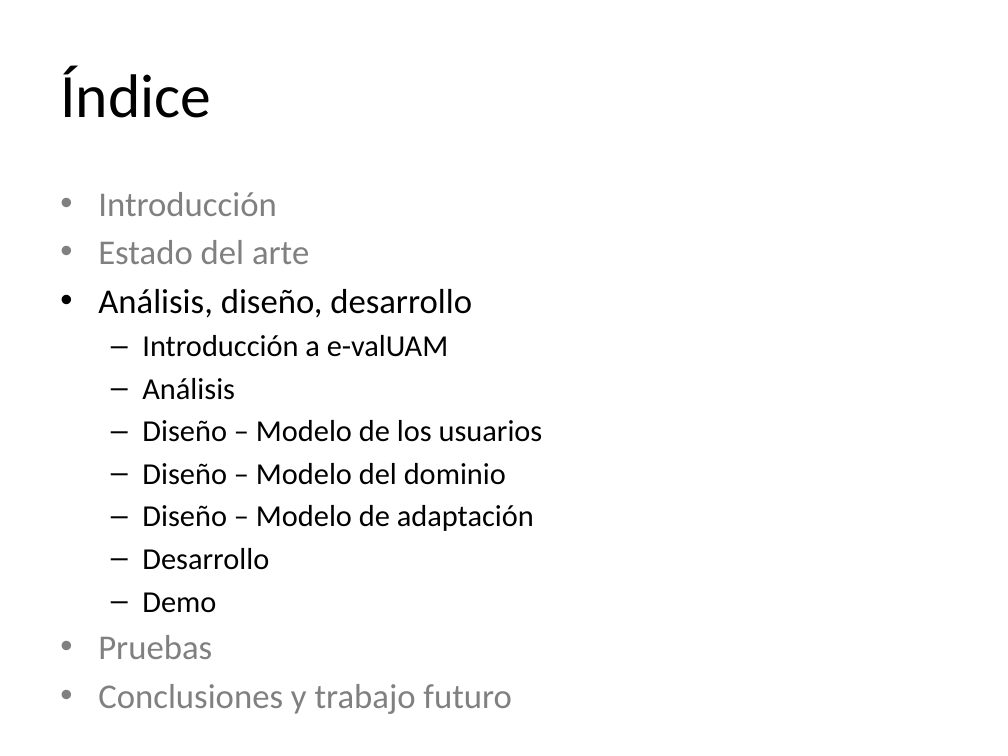
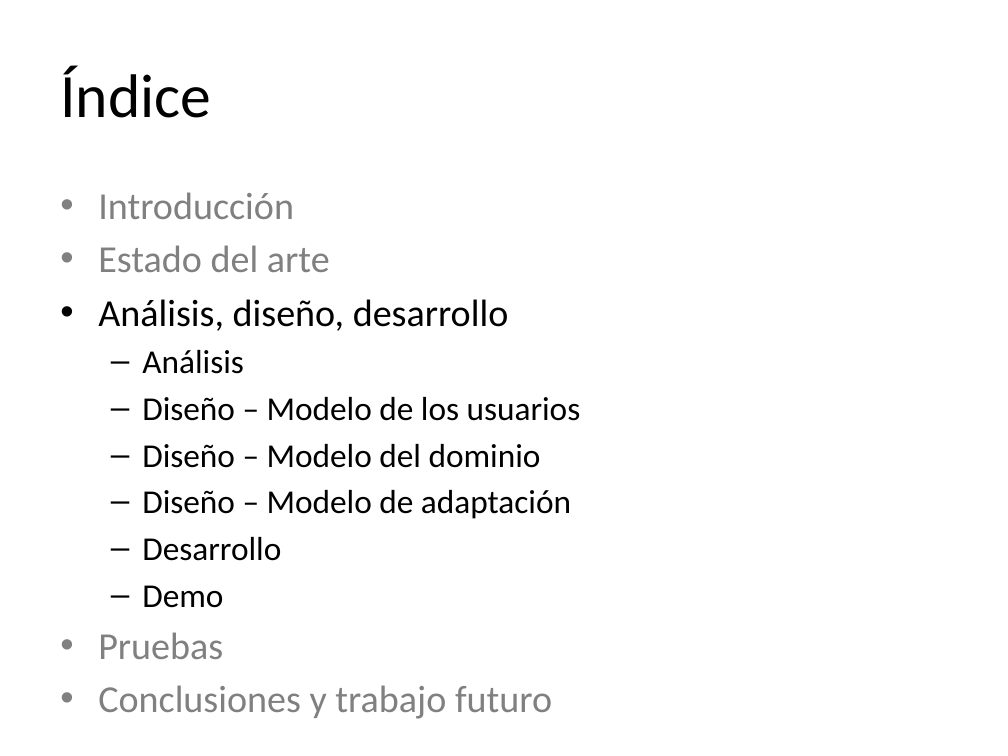
Before and after one commit to molins/TFG, a slide deck: slide 9 of presentacion/TFG.pptx. Drawn at 1008x756 pixels with LibreOffice and Linux fonts; fonts in the diff are those of the drawing. Boxes give left, top, right and bottom in pixels: in the first picture for what was removed or moved away, otherwise in the second. Text is boxed around its words. In the diff, an @@ line names an element or a change of style, - is before the commit and + after.

```diff
--- a/presentacion/TFG.pptx
+++ b/presentacion/TFG.pptx
@@ text "Introducción" at <box>98,192,581,719</box>: size 24.8 to 27.2 pt in "Introducción", "Estado del arte", "Análisis, diseño, desarrollo", "Pruebas" and 1 more places; size 21.7 to 23.8 pt in "Análisis", "Diseño – Modelo de los usuarios", "Diseño – Modelo del dominio", "Diseño – Modelo de adaptación" and 2 more places @@
@@ text at <box>142,335,448,357</box>: paragraph removed @@
-  – Introducción a e-valUAM
```
Also in this commit, not shown: 3 other slides changed, 13 slides added, 5 slides removed.
